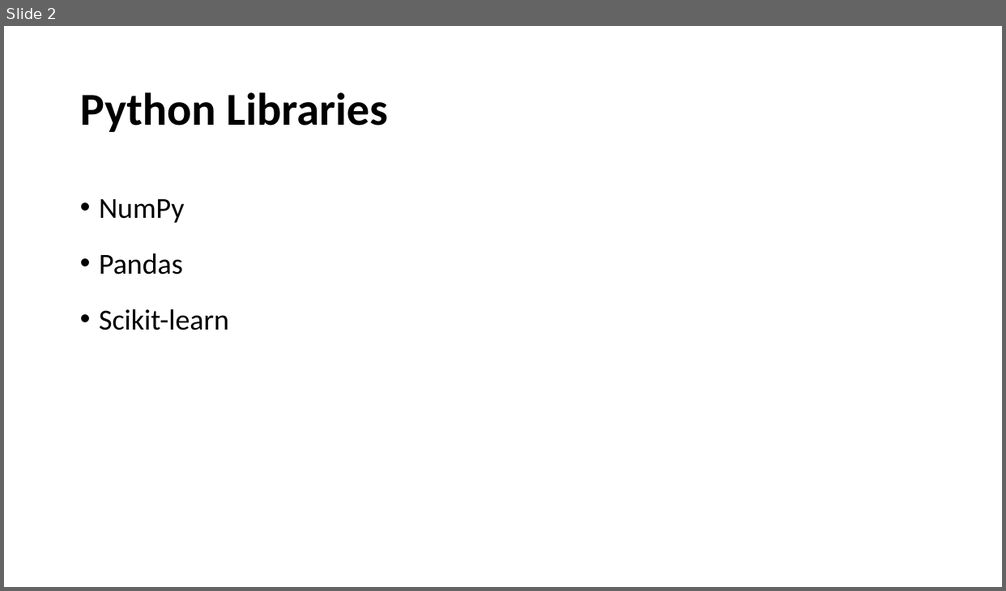
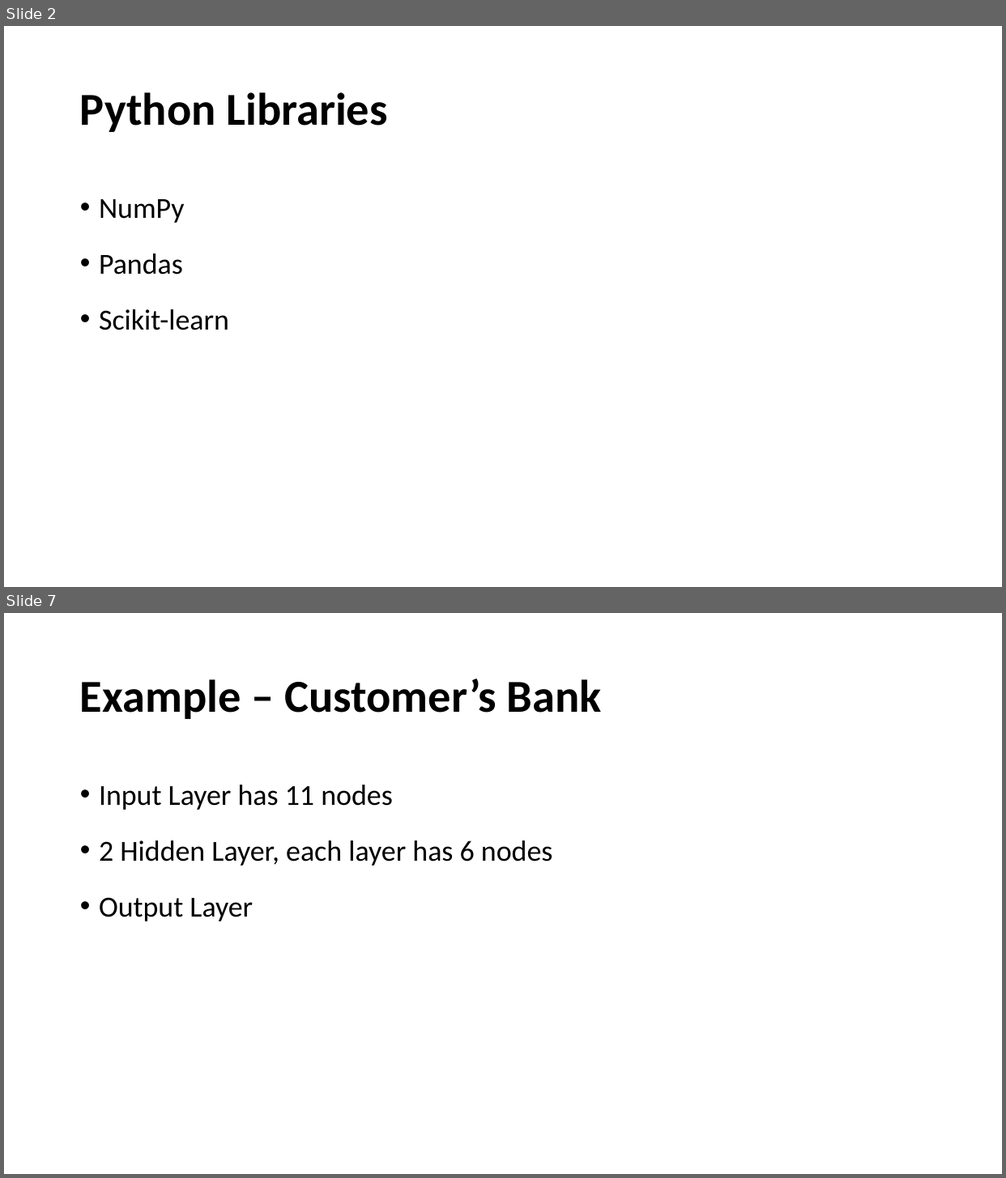
Before and after one commit to maymewanida/cu_lab_meeting, a slide deck: 20170911_scikit_cnn_lstm.pptx. Shown one above the other, each under a label of ours: slide 2 before the commit, slides 2 and 7 after it; the slides between them are not shown. The pictures are 1006x591 and 1006x1178 pixels, drawn with LibreOffice and Linux fonts; fonts in the diff are those of the drawing. Boxes give left, top, right and bottom in pixels: in the first picture for what was removed or moved away, otherwise in the second. Text is boxed around its words. In the diff, an @@ line names an element or a change of style, - is before the commit and + after.

```diff
--- a/20170911_scikit_cnn_lstm.pptx
+++ b/20170911_scikit_cnn_lstm.pptx
@@ slide 7 added at <box>4,613,1002,1174</box>, background #FFFFFF @@
@@ title added at <box>80,679,602,719</box>, 44 pt, text #000000, bold @@
+Example – Customer’s Bank
@@ text added at <box>99,785,552,922</box>, 28 pt, text #000000 @@
+• Input Layer has 11 nodes
+• 2 Hidden Layer, each layer has 6 nodes
+• Output Layer
```
Also in this commit, not shown: 2 slides changed, 6 other slides added, 3 slides removed.
